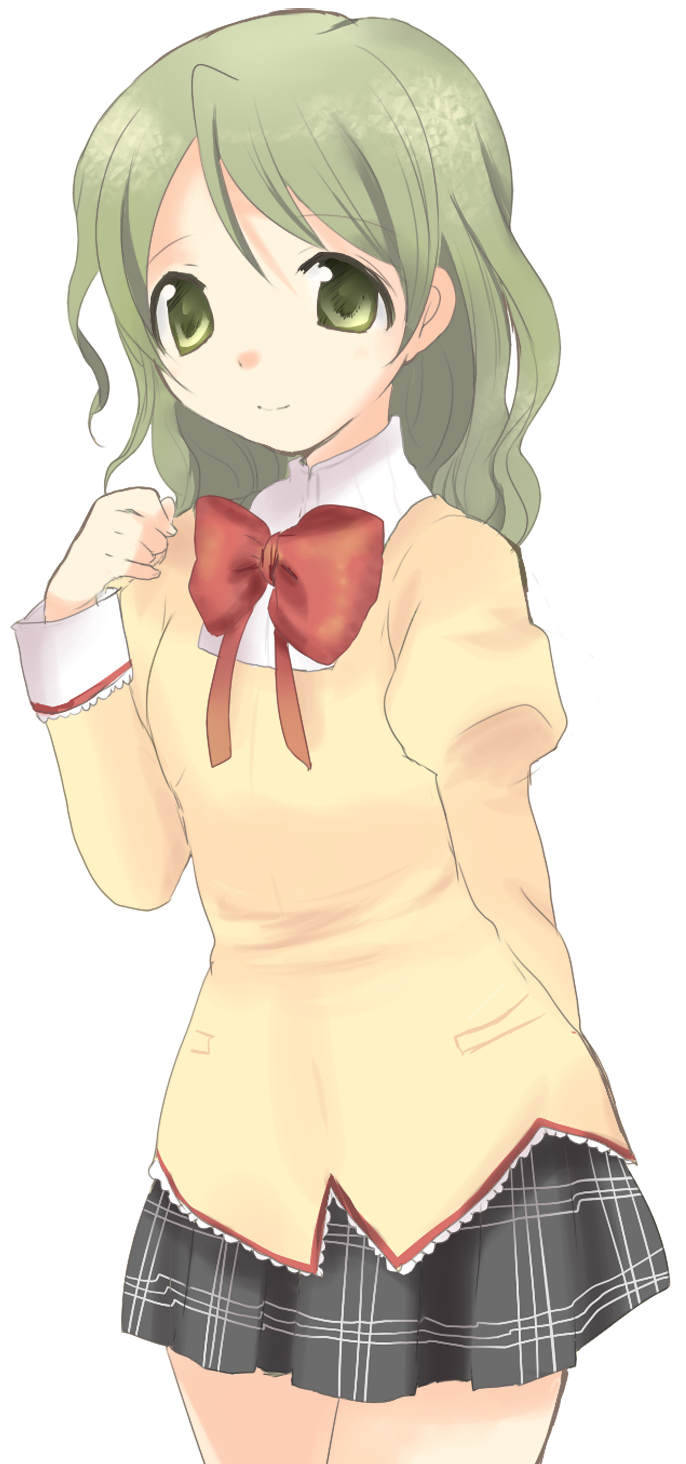
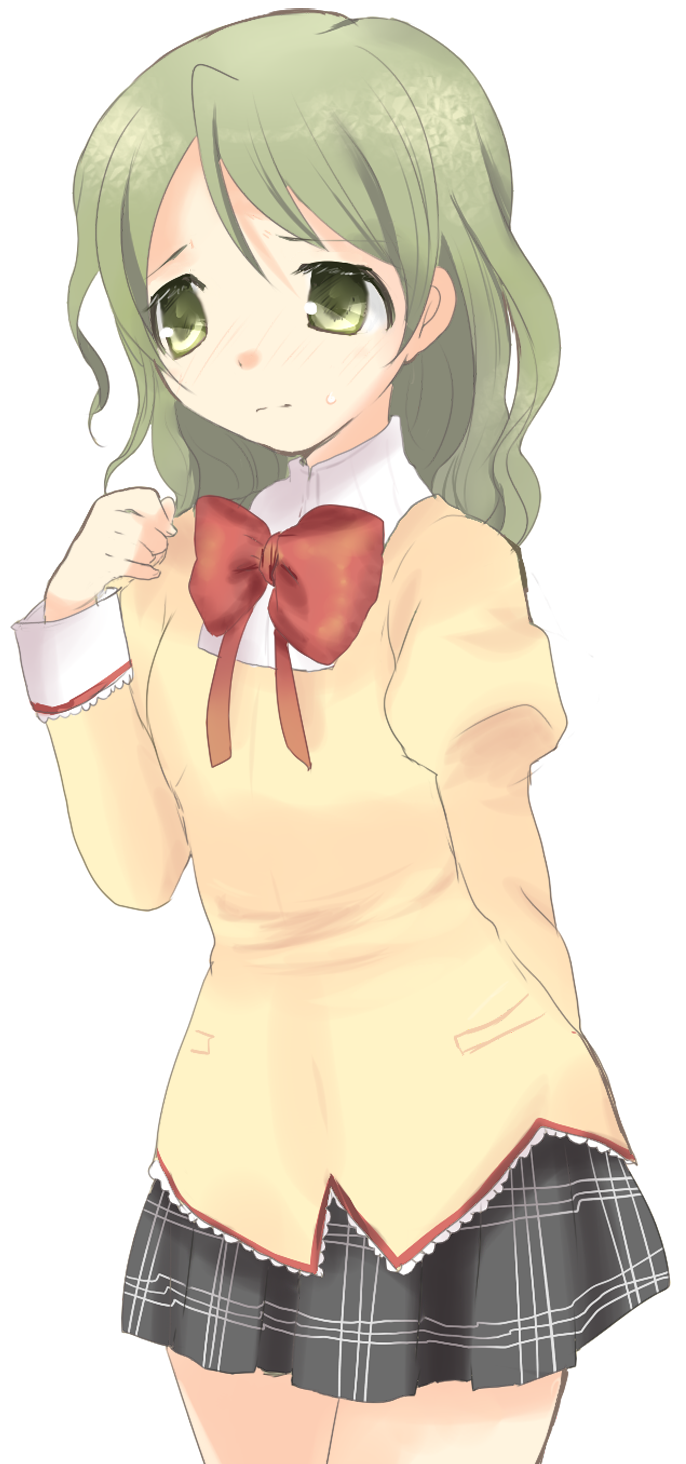
Layers edited between the first and the second 686px x 1464px image:
added group "グループ 1" with 6 layers above "レイヤー 1" over left=130, top=213, right=400, bottom=413
moved "表情" into group "グループ 1" over left=130, top=213, right=400, bottom=413
hid "通常" over left=140, top=214, right=400, bottom=411
showed "悲しみ" over left=130, top=213, right=400, bottom=413
moved "レイヤーセット2" into group "グループ 1" over left=130, top=213, right=400, bottom=413
